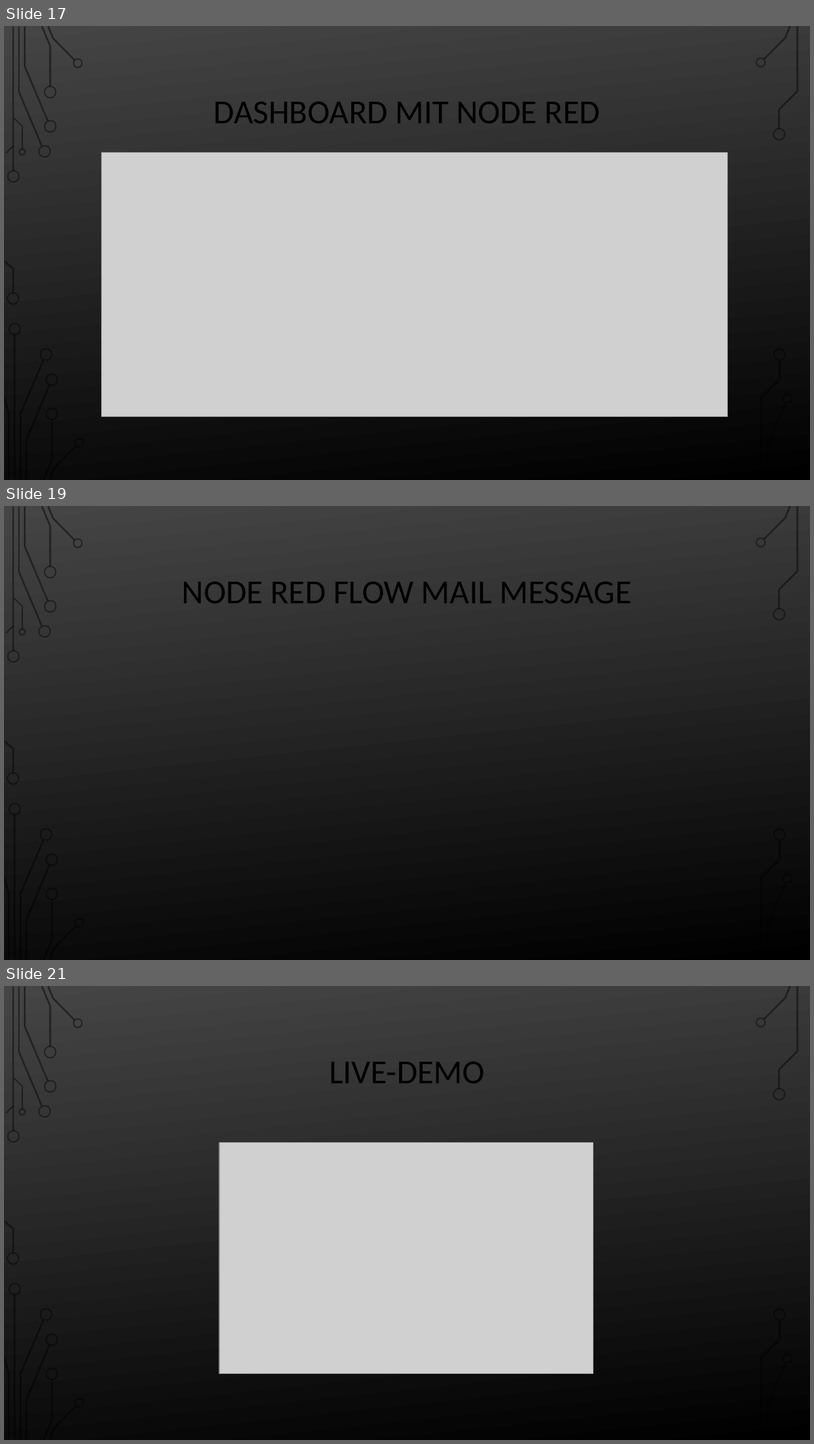
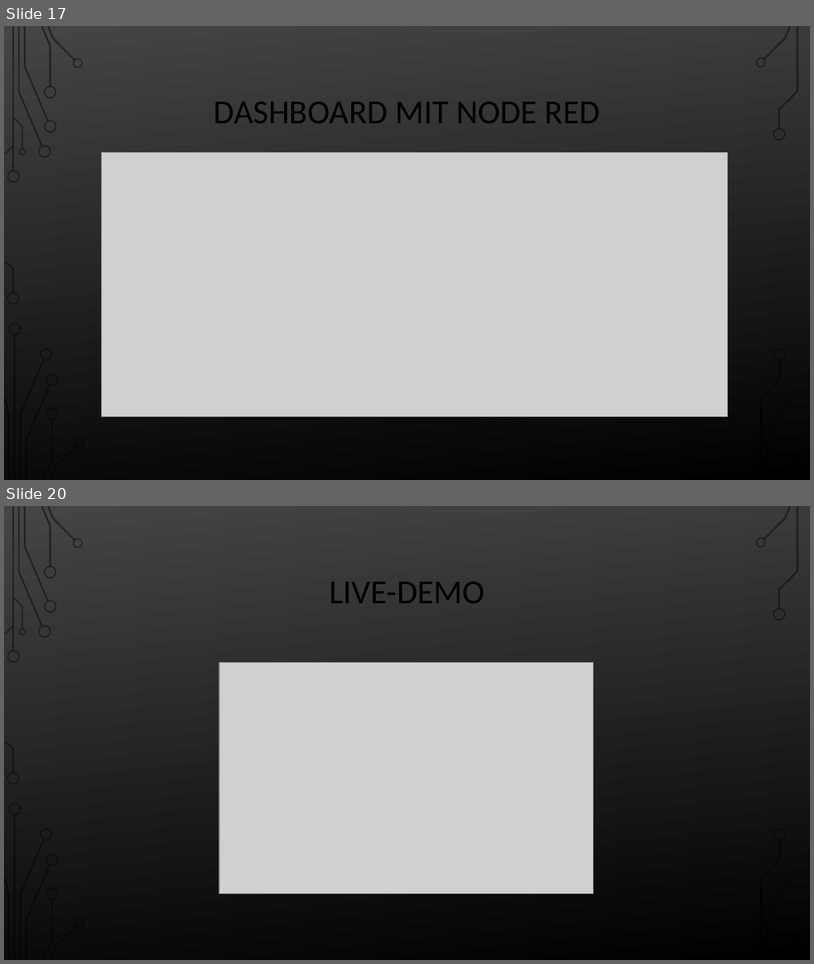
Before and after one commit to liviobue/iot_project, a slide deck: Presentation/Presentation.pptx. Shown one above the other, each under a label of ours: slides 17, 19 and 21 before the commit, slides 17 and 20 after it; the slides between them are not shown. The pictures are 814x1444 and 814x964 pixels, drawn with LibreOffice and Linux fonts; fonts in the diff are those of the drawing; grey boxes stand for pictures; background and template pictures are left out. Boxes give left, top, right and bottom in pixels: in the first picture for what was removed or moved away, otherwise in the second. Text is boxed around its words. In the diff, an @@ line names an element or a change of style, - is before the commit and + after.

```diff
--- a/Presentation/Presentation.pptx
+++ b/Presentation/Presentation.pptx
@@ slide 19 removed at [4,506,810,960], background picture (left out); not listed: 36 template elements that a slide beside it also shows @@
@@ rectangle removed at [4,506,810,960] @@
@@ title removed at [182,582,632,603] @@
-NODE RED FLOW MAIL MESSAGE
@@ group removed at [4,506,84,960]: 24 freeform shapes, 2 rectangles @@
@@ group removed at [756,506,801,959]: 9 freeform shapes, 1 rectangle @@
@@ what was slide 21 is now slide 20 @@
```
Also in this commit, not shown: 4 slides changed.
